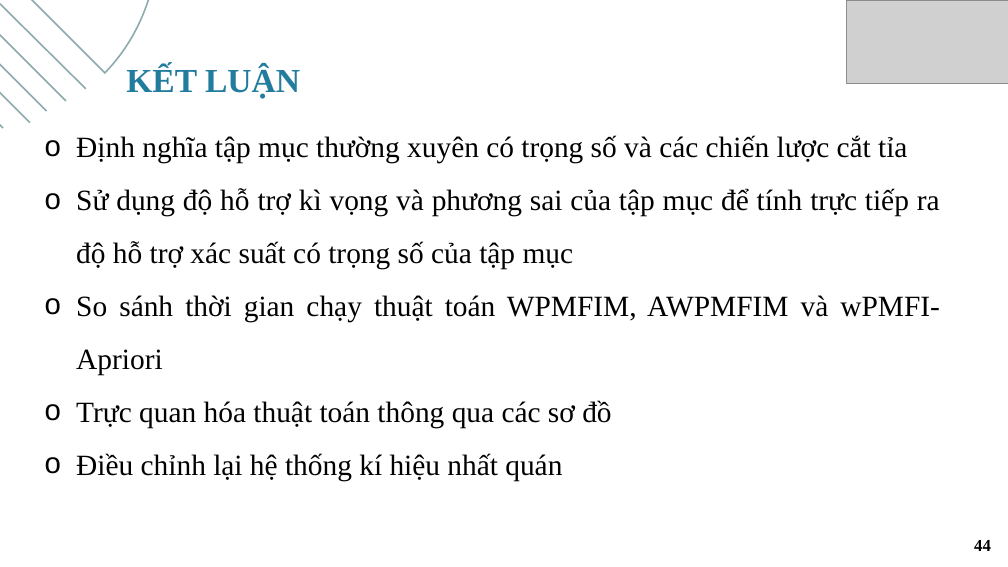
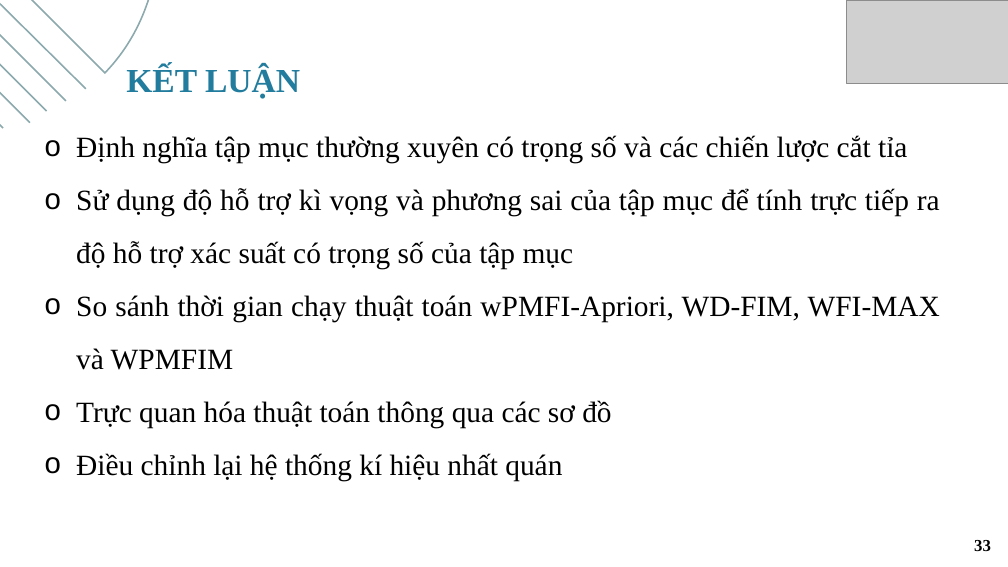
Before and after one commit to AceGnuh/khoa-luan, a slide deck: slide 33 of report/CD.8_NguyenChiThien_52000052.pptx (slide 44 before the commit). Drawn at 1008x567 pixels with LibreOffice and Linux fonts; fonts in the diff are those of the drawing; grey boxes stand for pictures. Boxes give left, top, right and bottom in pixels: in the first picture for what was removed or moved away, otherwise in the second. Text is boxed around its words. In the diff, an @@ line names an element or a change of style, - is before the commit and + after.

```diff
--- a/report/CD.8_NguyenChiThien_52000052.pptx
+++ b/report/CD.8_NguyenChiThien_52000052.pptx
@@ text at (76,295,940,370): text changed @@
-o So sánh thời gian chạy thuật toán WPMFIM, AWPMFIM và wPMFI-Apriori
+o So sánh thời gian chạy thuật toán wPMFI-Apriori, WD-FIM, WFI-MAX và WPMFIM
@@ page number at (974,540,991,551): text changed @@
-44
+33
```
Also in this commit, not shown: 6 other slides changed, 4 slides added, 15 slides removed.
